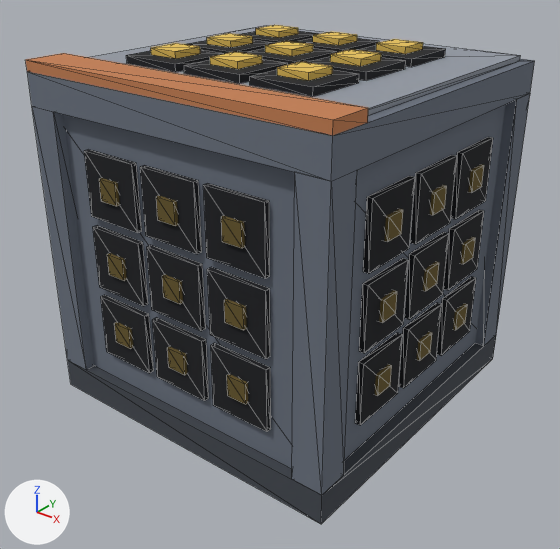
The glTF model assets/models/crafter.glb as it was, and as the next commit left it.
The view is the same before and after, from a camera (50 mm lens) standing at (1.848, -1.226, 1.418) and looking at (0.523, 0.431, 0.391). Every picture has the same lights, and +X, +Y and +Z are marked at lower left. The first picture is the older version. Mesh edges are drawn as thin lines.

Objects in the first picture: 'body.011', 'lit1', 'lit2', 'lit5', 'tier.003' and 6 more.
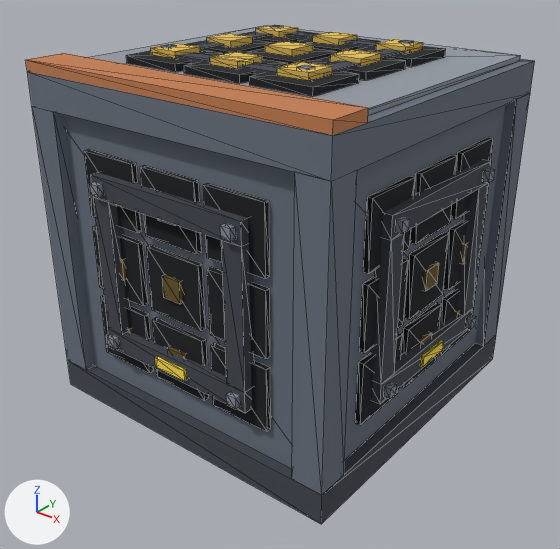
The change, as a list of edits to the scene's bpy script:
```text
Add mat_glow_energy:
    mat_glow_energy = principled_material('glow_energy')
    mat_glow_energy.base_color = (1.0, 0.753, 0.0685)  # yellow #ffe14a
    mat_glow_energy.roughness = 1.0
Add mat_steel:
    mat_steel = principled_material('steel')
    mat_steel.base_color = (0.254, 0.283, 0.337)  # grey #8a919d
    mat_steel.roughness = 1.0
Add me_crafter_link_z:
    me_crafter_link_z.from_pydata(...)  # 64 vertices, 108 faces; spans x 0.238..0.762, y 0.238..0.762, z 0.991..1.061
    # faces by material slot: [48, 48, 12]
    me_crafter_link_z.materials.append(mat_case_dark)  # dark grey #42474f
    me_crafter_link_z.materials.append(mat_steel)  # grey #8a919d
    me_crafter_link_z.materials.append(mat_glow_energy)  # yellow #ffe14a
Add me_crafter_link_y_1:
    me_crafter_link_y_1.from_pydata(...)  # 72 vertices, 108 faces; spans x 0.238..0.763, y -0.028..0.038, z 0.238..0.762
    # faces by material slot: [48, 48, 12]
    me_crafter_link_y_1.materials.append(mat_case_dark)  # dark grey #42474f
    me_crafter_link_y_1.materials.append(mat_steel)  # grey #8a919d
    me_crafter_link_y_1.materials.append(mat_glow_energy)  # yellow #ffe14a
Add me_crafter_link_x:
    me_crafter_link_x.from_pydata(...)  # 64 vertices, 108 faces; spans x 0.962..1.028, y 0.238..0.762, z 0.238..0.762
    # faces by material slot: [48, 48, 12]
    me_crafter_link_x.materials.append(mat_case_dark)  # dark grey #42474f
    me_crafter_link_x.materials.append(mat_steel)  # grey #8a919d
    me_crafter_link_x.materials.append(mat_glow_energy)  # yellow #ffe14a
Add ob_link_z__005:
    ob_link_z__005 = bpy.data.objects.new('link_z+.005', me_crafter_link_z)
    ob_link_z__005.location = (0.0, 0.0, 0.0)
Add ob_link_y__005_1:
    ob_link_y__005_1 = bpy.data.objects.new('link_y-.005', me_crafter_link_y_1)
    ob_link_y__005_1.location = (0.0, 0.0, 0.0)
Add ob_link_x__005:
    ob_link_x__005 = bpy.data.objects.new('link_x+.005', me_crafter_link_x)
    ob_link_x__005.location = (0.0, 0.0, 0.0)
```

Changed parts and their boxes (x1, y1, x2, y2) in the pictures (560 x 549 px):
'link_y-.005', added
    after: (90, 173, 255, 413)
    faces in mat_case_dark (dark grey #42474f): (91, 173, 255, 413)
    faces in mat_steel (grey #8a919d): (90, 182, 241, 409)
    faces in mat_glow_energy (yellow #ffe14a): (155, 356, 187, 381)
'link_x+.005', added
    after: (369, 159, 495, 404)
    faces in mat_case_dark (dark grey #42474f): (369, 159, 492, 404)
    faces in mat_steel (grey #8a919d): (384, 168, 495, 399)
    faces in mat_glow_energy (yellow #ffe14a): (420, 340, 444, 366)
'link_z+.005', added
    after: (160, 25, 414, 75)
    faces in mat_case_dark (dark grey #42474f): (176, 32, 405, 75)
    faces in mat_steel (grey #8a919d): (160, 25, 414, 70)
